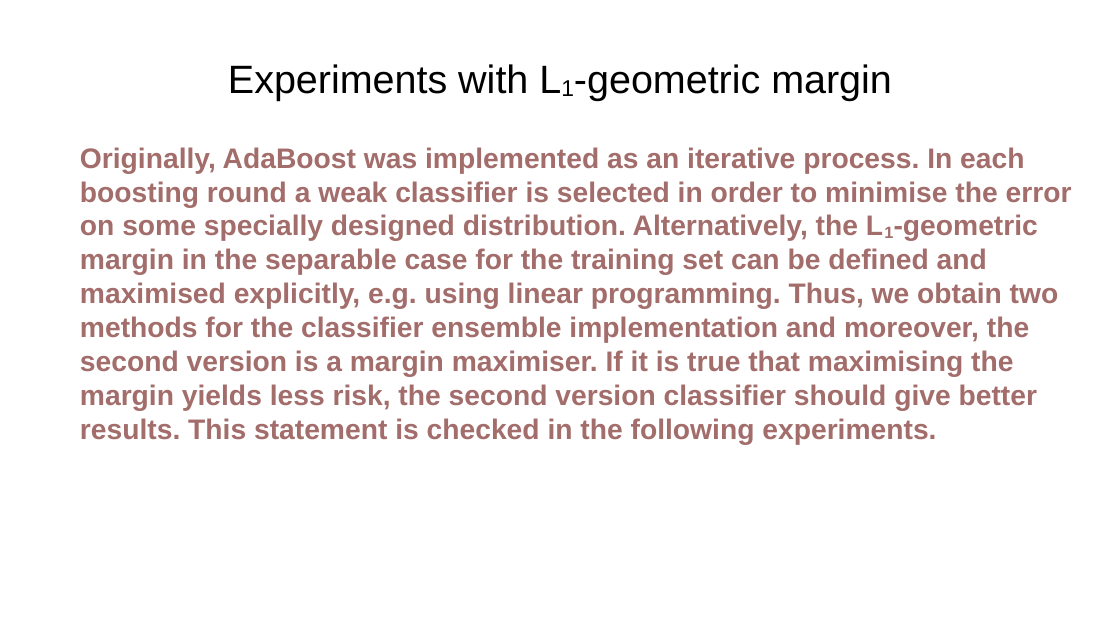
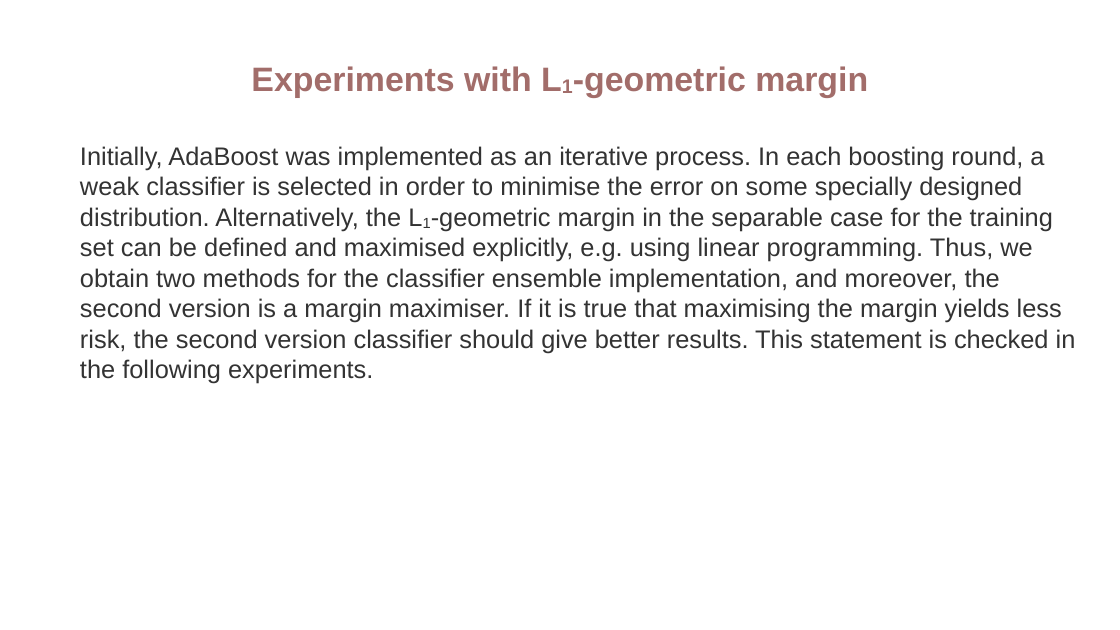
Before and after one commit to vkmbox/Ml-hse-final, a slide deck: slide 5 of output/presentation.pptx. Drawn at 1120x630 pixels with LibreOffice and Linux fonts; fonts in the diff are those of the drawing. Boxes give left, top, right and bottom in pixels: in the first picture for what was removed or moved away, otherwise in the second. Text is boxed around its words. In the diff, an @@ line names an element or a change of style, - is before the commit and + after.

Commit message:
DEV: presentation fix1

```diff
--- a/output/presentation.pptx
+++ b/output/presentation.pptx
@@ text "Experiments with L1-geometric margin" at (251,66,868,97): size 28 to 24 pt, text colour #000000 to #A26D6A, bold on @@
@@ text at (80,146,1076,384): text changed; size 20 to 18 pt; text colour #A26D6A to #333333; bold off @@
-Originally, AdaBoost was implemented as an iterative process. In each boosting round a weak classifier is selected in order to minimise the error on some specially designed distribution. Alternatively, the L1-geometric margin in the separable case for the training set can be defined and maximised explicitly, e.g. using linear programming. Thus, we obtain two methods for the classifier ensemble implementation and moreover, the second version is a margin maximiser. If it is true that maximising the margin yields less risk, the second version classifier should give better results. This statement is checked in the following experiments.
+Initially, AdaBoost was implemented as an iterative process. In each boosting round, a weak classifier is selected in order to minimise the error on some specially designed distribution. Alternatively, the L1-geometric margin in the separable case for the training set can be defined and maximised explicitly, e.g. using linear programming. Thus, we obtain two methods for the classifier ensemble implementation, and moreover, the second version is a margin maximiser. If it is true that maximising the margin yields less risk, the second version classifier should give better results. This statement is checked in the following experiments.
```
Also in this commit, not shown: 13 other slides changed, 1 slide added.
